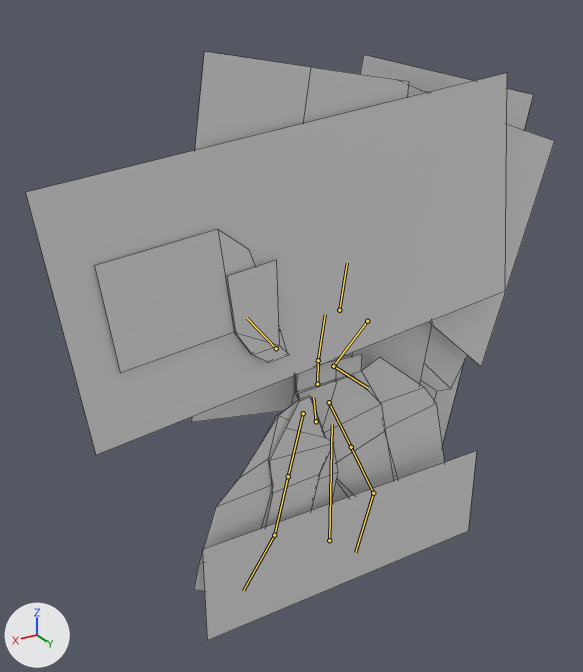
One commit to the FBX model Unity/Assets/Arcadians/AvatarFemale/avatarFemale.fbx: the scene before it, then after it.
The view is the same before and after, from a camera (50 mm lens) standing at (3.02, 4.43, 4.09) and looking at (0.26, -0.17, 1.79). Arrows for +X, +Y and +Z are at lower left; the lights stay in place. Both versions are drawn at frame 9 of the action 'female.armature|m.atkAss'; the numbers are the values there. The bones that bend it are drawn over the model as lines. Mesh edges are drawn as thin lines.

The first picture shows 'avatar.Female'.
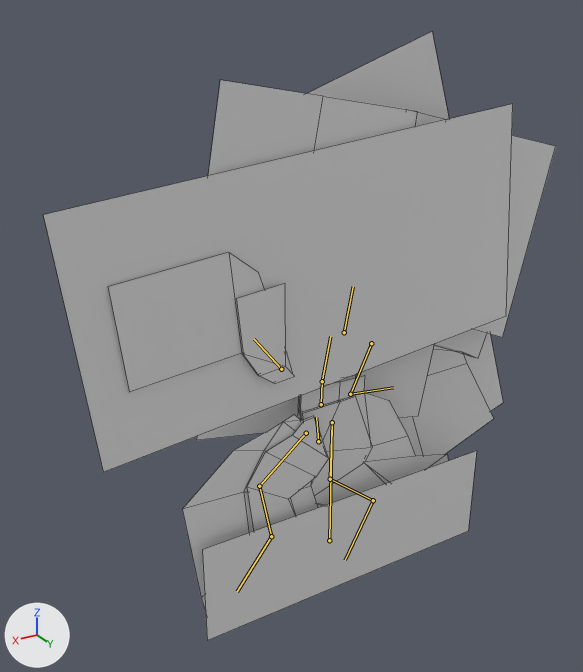
The edits, one by one:
Bone 'b_Spine.001' (bone_b_spine_001) moves from (0.0, 0.076, 0.0) to (-0.026, -0.102, 0.0).
Bone 'b_Spine.001' (bone_b_spine_001) turns from (0, 0, -7) to (0, 0, -5) degrees about its own x, y and z.
Bone 'b_RArm.001' (bone_b_rarm_001) turns from (0, 0, -36) to (0, 0, -14) degrees about its own x, y and z.
Bone 'b_RArm.002' (bone_b_rarm_002) turns from (0, 0, 33) to (0, 0, 44) degrees about its own x, y and z.
Bone 'b_LLeg.001' (bone_b_lleg_001) turns from (0, 0, 13) to (0, 0, -22) degrees about its own x, y and z.
Bone 'b_LLeg.002' (bone_b_lleg_002) turns from (0, 0, -34) to (0, 0, 28) degrees about its own x, y and z.
Bone 'b_LFoot' (bone_b_lfoot) turns from (-18, 0, 0) to (11, 0, 0) degrees about its own x, y and z.
Bone 'b_RLeg.001' (bone_b_rleg_001) turns from (0, 0, -4) to (0, 0, 20) degrees about its own x, y and z.
Bone 'b_RLeg.002' (bone_b_rleg_002) turns from (0, 0, 20) to (0, 0, -31) degrees about its own x, y and z.
Bone 'b_RFoot' (bone_b_rfoot) turns from (0, 0, -21) to (0, 0, 16) degrees about its own x, y and z.

Where the change shows, as pixel boxes (x1, y1, x2, y2) in the pictures (583 x 672 px):
'avatar.Female', posed
    before: (26, 52, 555, 641)
    after: (44, 32, 556, 641)
bone 'b_Spine.001', root to tip
    before: (316, 421) to (313, 397)
    after: (318, 441) to (316, 417)
bone 'b_RArm.001', root to tip
    before: (367, 321) to (333, 366)
    after: (371, 343) to (350, 394)
bone 'b_RArm.002', root to tip
    before: (333, 366) to (368, 388)
    after: (350, 394) to (393, 387)
bone 'b_LLeg.001', root to tip
    before: (303, 413) to (288, 476)
    after: (306, 433) to (259, 486)
bone 'b_LLeg.002', root to tip
    before: (288, 476) to (274, 535)
    after: (259, 486) to (271, 536)
bone 'b_LFoot', root to tip
    before: (274, 535) to (243, 590)
    after: (271, 536) to (237, 591)
bone 'b_RLeg.001', root to tip
    before: (329, 402) to (351, 447)
    after: (332, 422) to (330, 479)
bone 'b_RLeg.002', root to tip
    before: (351, 447) to (373, 493)
    after: (330, 479) to (373, 500)
bone 'b_RFoot', root to tip
    before: (373, 493) to (355, 552)
    after: (373, 500) to (345, 560)
